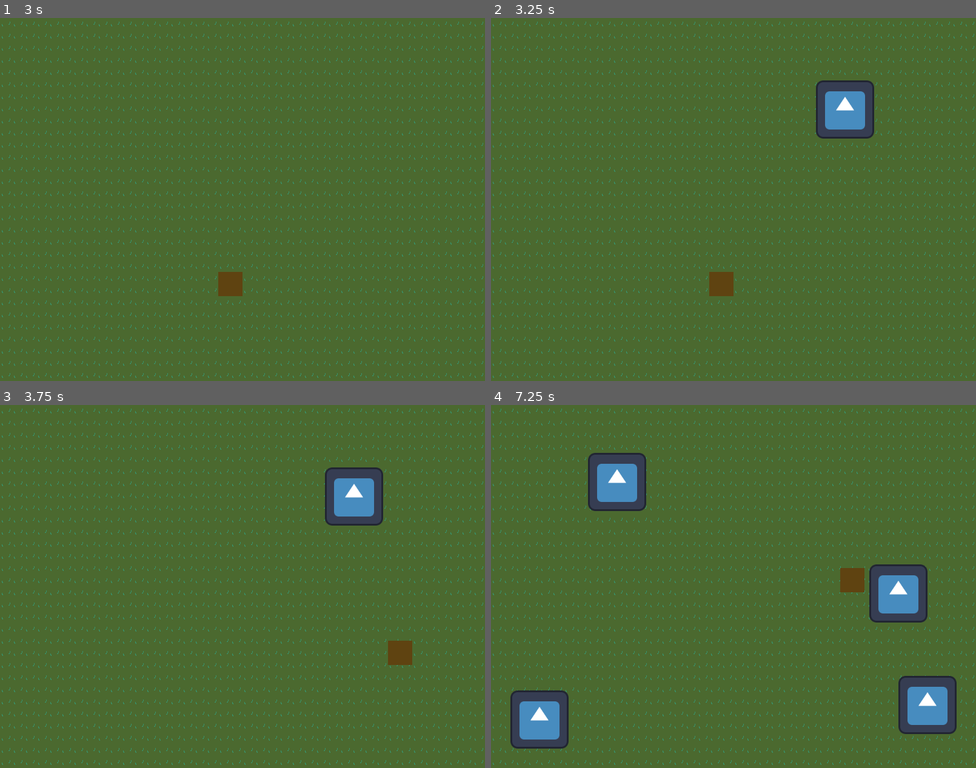
Above: before the commit, frames 1-4 (two rows, left to right).
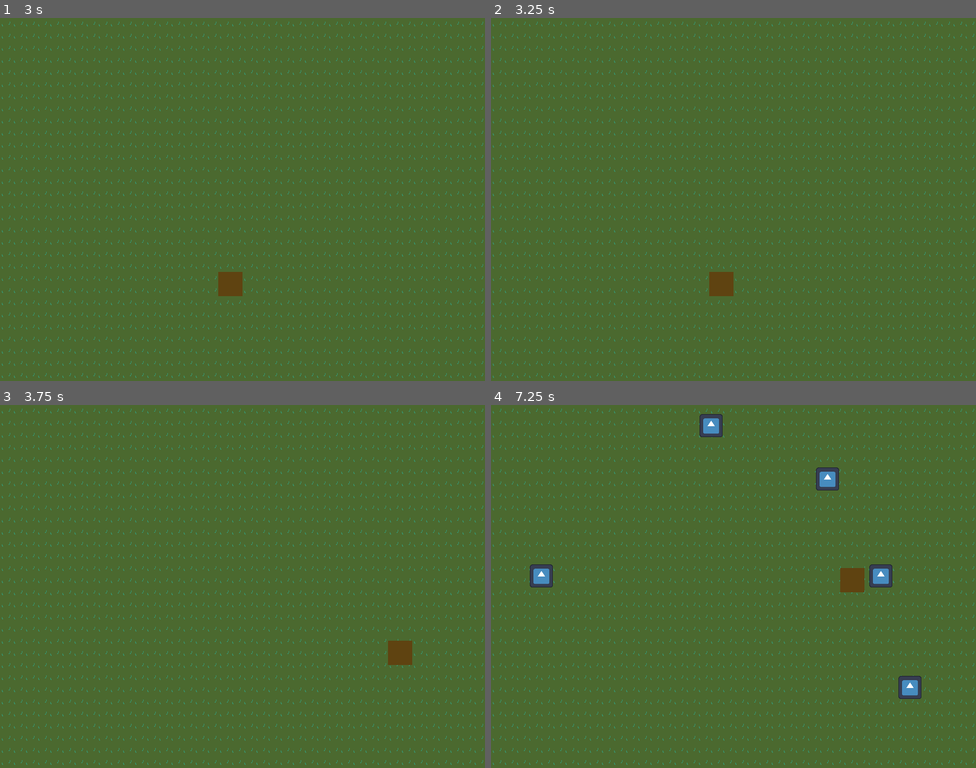
Above: after the commit, the same moments.

Repository: rolika/Mole
Game: Godot game, scene res://main.tscn
Two runs of this game, one before a commit and one after it. Both use one fixed random seed, a clock stepped at 60 frames per second and the inputs below. The engine's default icon, where the game draws it, is replaced by a stand-in: a white triangle on a blue panel in a dark square.
Inputs (mouse positions are in pixels of both pictures, inside the frame that each line leads up to):
- Up to frame 1 (3 s): tap Enter at 0.5, 2 s; move the mouse to (349, 181) at 0.52 s; press the mouse at (349, 181) at 0.53 s; tap Space at 1.25, 2.75 s; move the mouse to (145, 217) at 1.27 s; release the mouse at (145, 217) at 1.28 s; click (145, 217) at 1.35 s; move the mouse to (291, 119) at 2.02 s; press the mouse at (291, 119) at 2.03 s; move the mouse to (218, 272) at 2.77 s; release the mouse at (218, 272) at 2.78 s; click (218, 272) at 2.85 s
- Up to frame 2 (3.25 s): no input
- Up to frame 3 (3.75 s): tap Enter at 3.5 s; move the mouse to (388, 640) at 3.52 s; press the mouse at (388, 640) at 3.53 s
- Up to frame 4 (7.25 s): move the mouse to (588, 532) at 4.27 s; release the mouse at (588, 532) at 4.28 s; click (588, 532) at 4.35 s; tap Space at 5 s; move the mouse to (757, 586) at 5.02 s; press the mouse at (757, 586) at 5.03 s; move the mouse to (660, 495) at 5.77 s; release the mouse at (660, 495) at 5.78 s; click (660, 495) at 5.85 s; move the mouse to (840, 568) at 6.52 s; press the mouse at (840, 568) at 6.53 s

Frame 1 is identical in both runs. In frame 2, 1.9% of the frame differs, in the area x 67-79%, y 17-34%; in frame 3, 1.9%; in frame 4, 8.3%, in the area x 4-96%, y 2-95%.

Commit message:
add timer constants

Diff:
--- a/mole.gd
+++ b/mole.gd
@@ -1,4 +1,9 @@
 extends Area2D
+
+
+const HIDETIME = 5
+const DANCETIME = 6
+const MIN_TIME = 2
 
 
 signal hit
@@ -14,8 +19,8 @@
 	threatened = false
 	hidetimer = $HideTimer
 	dancetimer = $DanceTimer
-	init_timer(hidetimer, 5)
-	init_timer(dancetimer, 3)
+	init_timer(hidetimer, HIDETIME)
+	init_timer(dancetimer, DANCETIME)
 	hide()
 
 
@@ -28,7 +33,7 @@
 
 
 func _on_player_smashed():
-	if threatened:
+	if threatened and self.visible:
 		hit.emit()
 		hide_mole()
 	else:
@@ -37,7 +42,7 @@
 
 func _on_hide_timer_timeout():
 	show()
-	init_timer(dancetimer, 3)
+	init_timer(dancetimer, DANCETIME)
 
 
 func _on_dance_timer_timeout():
@@ -46,10 +51,10 @@
 
 
 func init_timer(timer:Timer, duration:int):
-	timer.wait_time = randi() % duration + 1
+	timer.wait_time = randi() % duration + MIN_TIME
 	timer.start()
 
 
 func hide_mole():
 	hide()
-	init_timer(hidetimer, 5)
+	init_timer(hidetimer, HIDETIME)
--- a/mole.tscn
+++ b/mole.tscn
@@ -7,7 +7,7 @@
 size = Vector2(128, 128)
 
 [node name="Mole" type="Area2D"]
-scale = Vector2(0.75, 0.75)
+scale = Vector2(0.3, 0.3)
 script = ExtResource("1_munel")
 metadata/_edit_group_ = true
 
